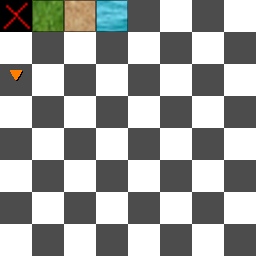
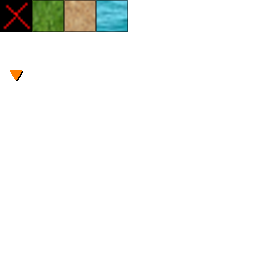
Two versions of the same layered image (256px x 256px). Layer-by-layer changes:
hid "レイヤー 1" over [0, 0, 256, 256]
